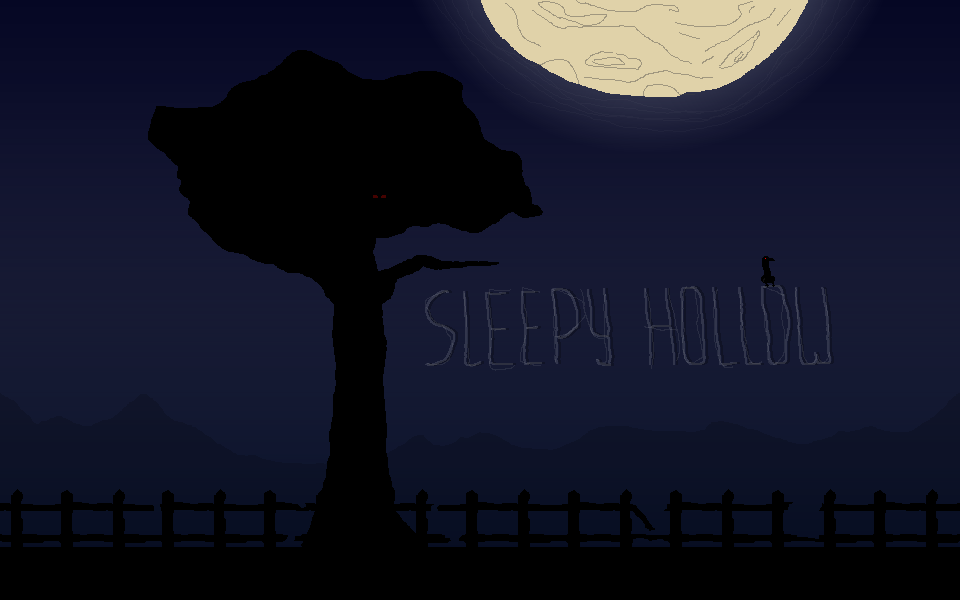
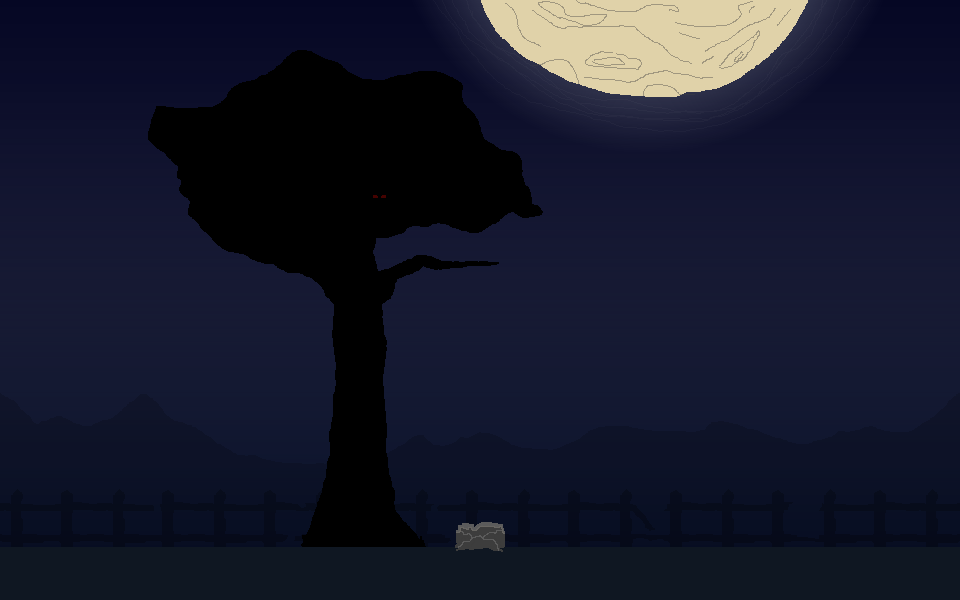
Comparing the layer stacks of the two 960x600 images. Changes:
hid group "Logo" (4 layers) over [425, 256, 834, 371]
added group "Rocks" with 1 layers above "Fence" over [455, 522, 505, 552]
added layer "Layer 7" in group "Rocks" over [455, 522, 505, 552]
"Fence" (1st of 2): opacity 100% → 25% over [0, 489, 960, 547]
painted on "Ground" over [0, 547, 960, 600]
